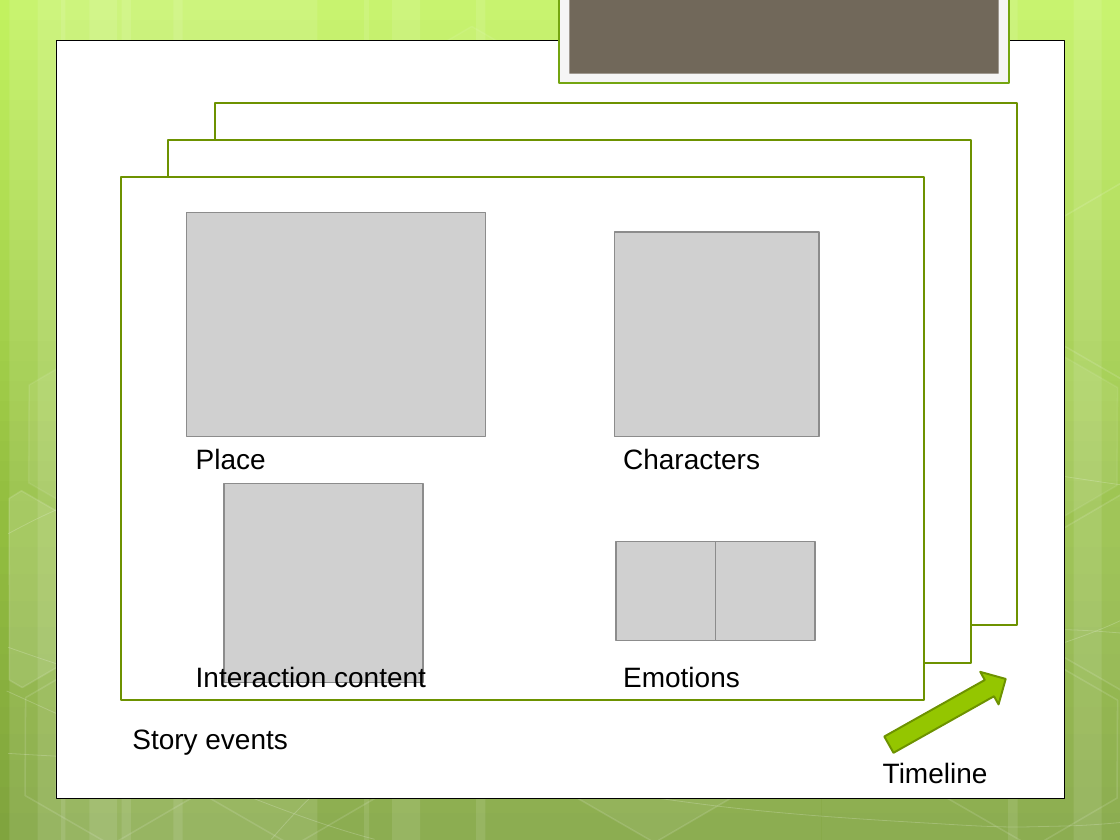
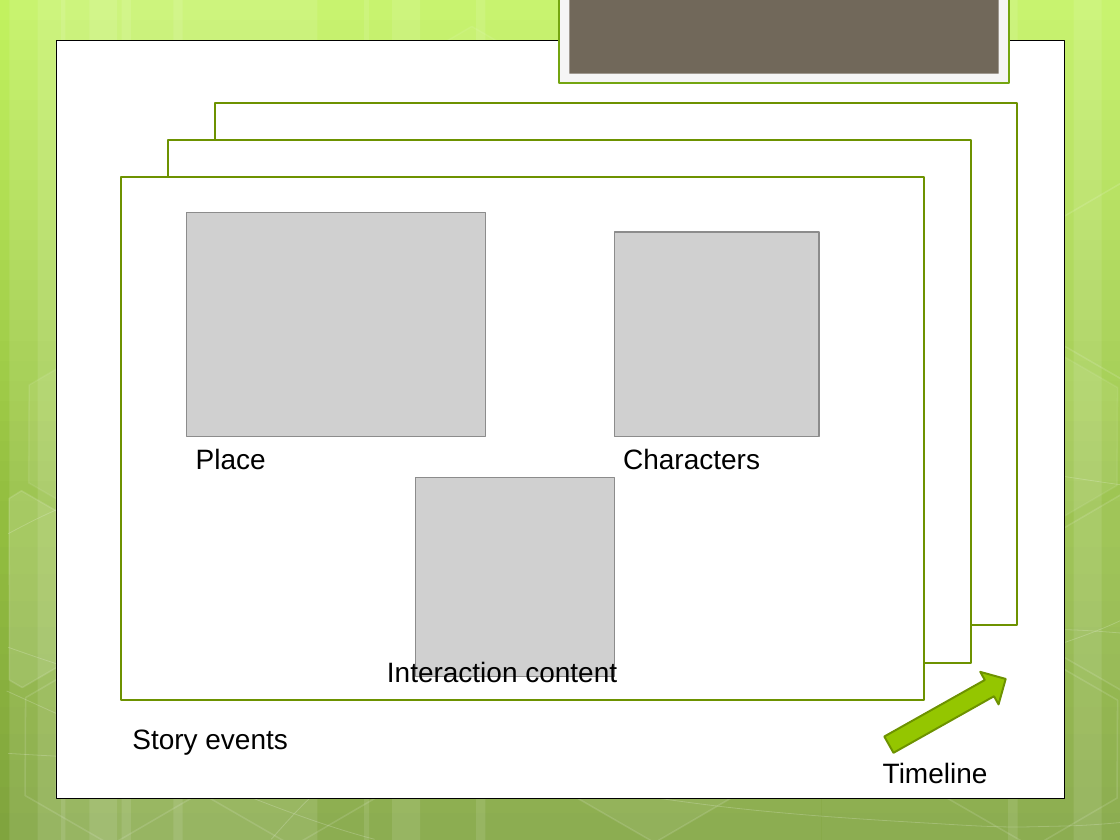
Before and after one commit to RimiChen/2016_V_SET, a slide deck: slide 6 of V-SET_v2_Final_Project.pptx (slide 5 before the commit). Drawn at 1120x840 pixels with LibreOffice and Linux fonts; fonts in the diff are those of the drawing; grey boxes stand for pictures. Boxes give left, top, right and bottom in pixels: in the first picture for what was removed or moved away, otherwise in the second. Text is boxed around its words. In the diff, an @@ line names an element or a change of style, - is before the commit and + after.

```diff
--- a/V-SET_v2_Final_Project.pptx
+++ b/V-SET_v2_Final_Project.pptx
@@ picture moved from (x1=224, y1=484, x2=423, y2=683) to (x1=416, y1=478, x2=615, y2=678) @@
@@ picture removed at (x1=616, y1=541, x2=716, y2=641) @@
@@ picture removed at (x1=716, y1=541, x2=815, y2=641) @@
@@ text "Interaction content" moved from (x1=196, y1=665, x2=426, y2=692) to (x1=387, y1=660, x2=617, y2=687) @@
@@ text removed at (x1=623, y1=666, x2=740, y2=688) @@
-Emotions
```
Also in this commit, not shown: 4 other slides changed, 7 slides added, 3 slides removed, 45 other files.
